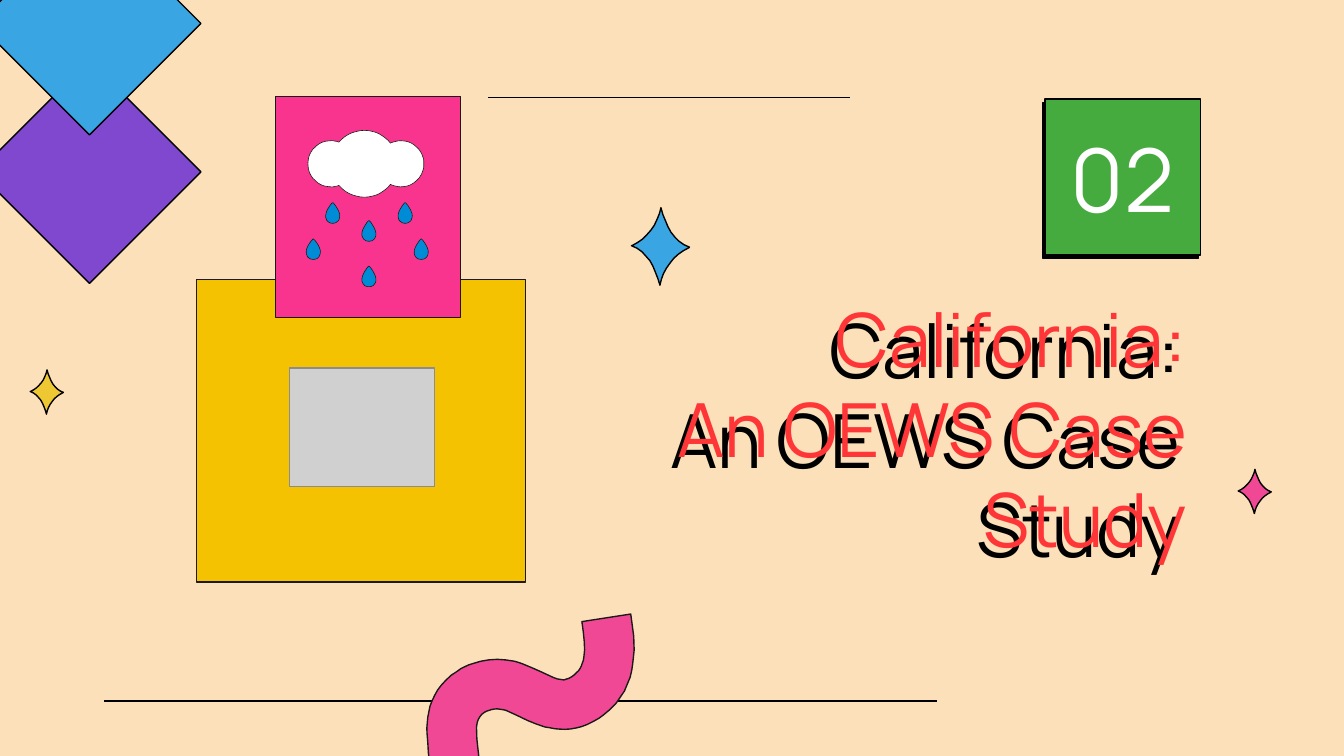
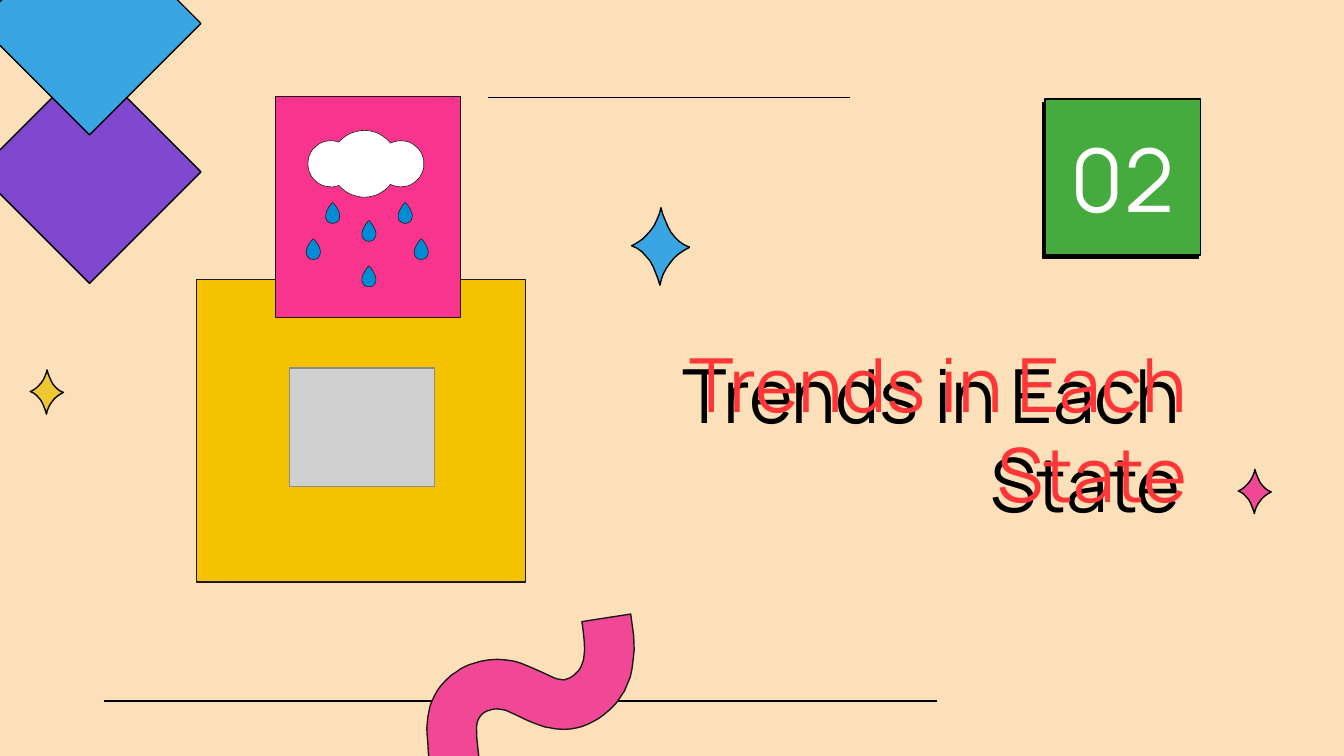
Before and after one commit to sarahbelleparker/oews-capstone, a slide deck: slide 9 of sbp-oews-presentation.pptx (slide 7 before the commit). Drawn at 1344x756 pixels with LibreOffice and Linux fonts; fonts in the diff are those of the drawing; grey boxes stand for pictures; background and template pictures are left out. Boxes give left, top, right and bottom in pixels: in the first picture for what was removed or moved away, otherwise in the second. Text is boxed around its words. In the diff, an @@ line names an element or a change of style, - is before the commit and + after.

```diff
--- a/sbp-oews-presentation.pptx
+++ b/sbp-oews-presentation.pptx
@@ title at (x1=689, y1=358, x2=1187, y2=513): text changed @@
-California:
-An OEWS Case Study
+Trends in Each State
```
Also in this commit, not shown: 8 other slides changed, 2 slides added, 14 slides removed, 2 other files.
